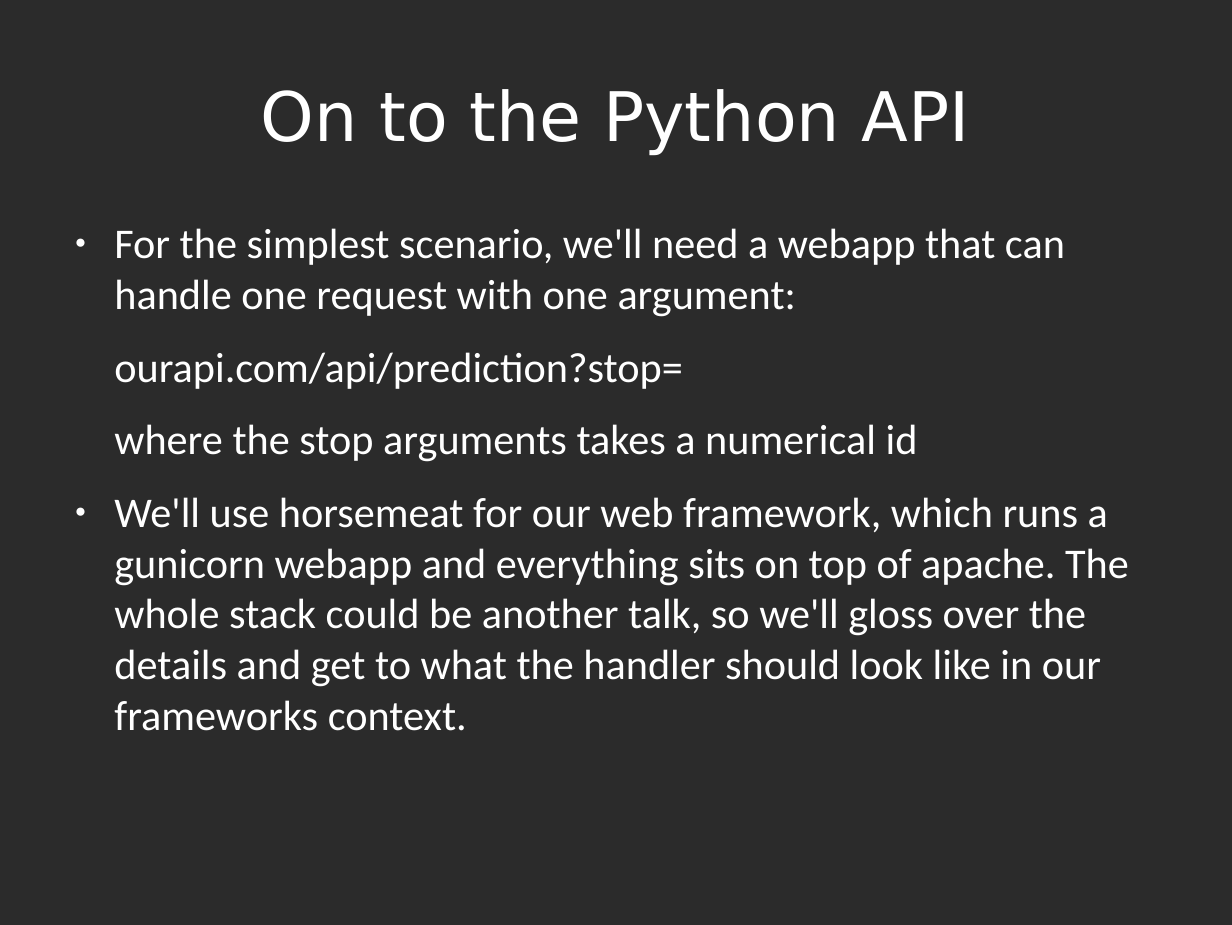
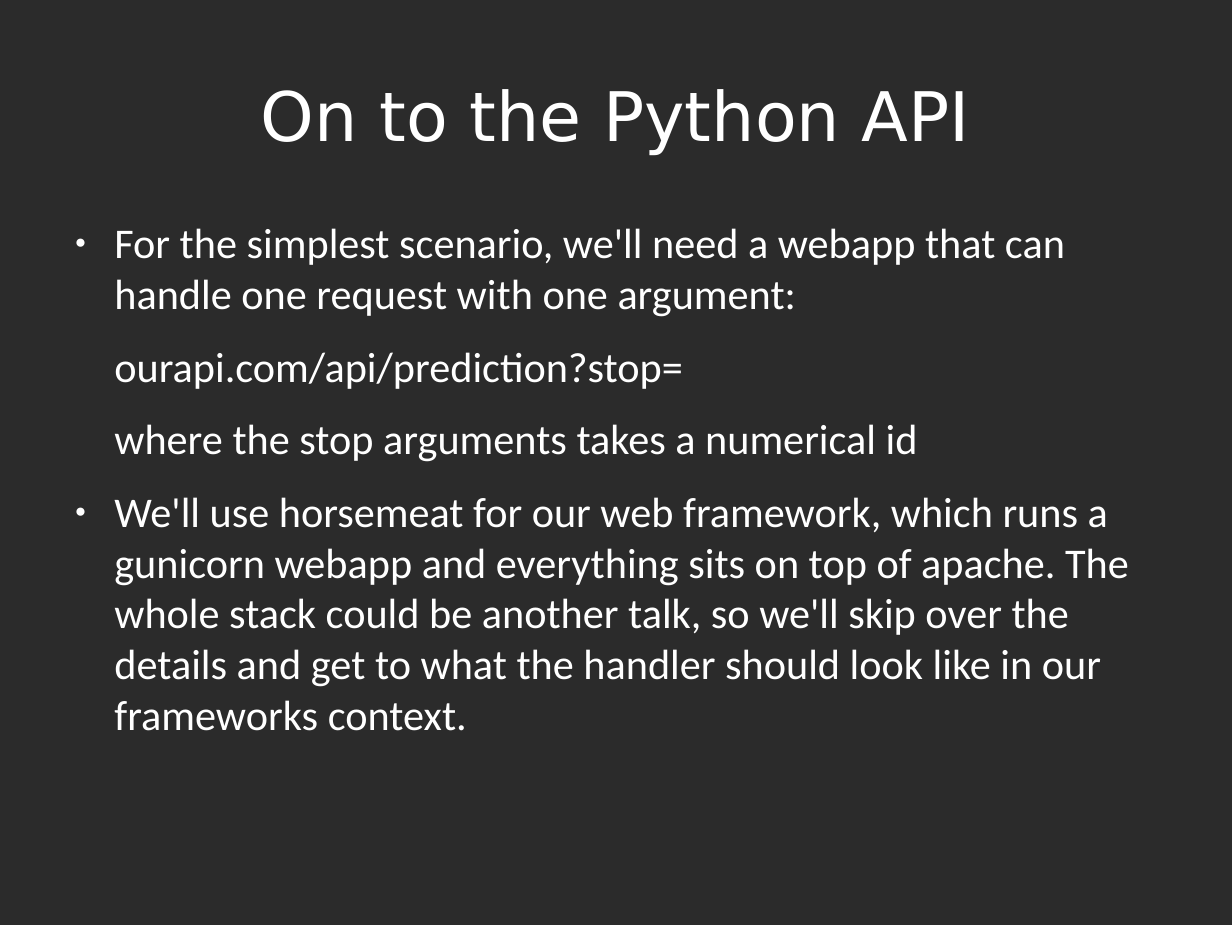
Before and after one commit to bormesh/buspebble, a slide deck: slide 29 of docs/pyohio talk.odp. Drawn at 1232x925 pixels with LibreOffice and Linux fonts; fonts in the diff are those of the drawing; background and template pictures are left out; a plain dark background stands for a picture behind light text. Boxes give left, top, right and bottom in pixels: in the first picture for what was removed or moved away, otherwise in the second. Text is boxed around its words. In the diff, an @@ line names an element or a change of style, - is before the commit and + after.

```diff
--- a/docs/pyohio talk.odp
+++ b/docs/pyohio talk.odp
@@ text at (x1=114, y1=497, x2=1129, y2=731): text changed @@
-● We'll use horsemeat for our web framework, which runs a gunicorn webapp and everything sits on top of apache. The whole stack could be another talk, so we'll gloss over the details and get to what the handler should look like in our frameworks context.
+● We'll use horsemeat for our web framework, which runs a gunicorn webapp and everything sits on top of apache. The whole stack could be another talk, so we'll skip over the details and get to what the handler should look like in our frameworks context.
```
Also in this commit, not shown: 5 other slides changed, 2 other files.
